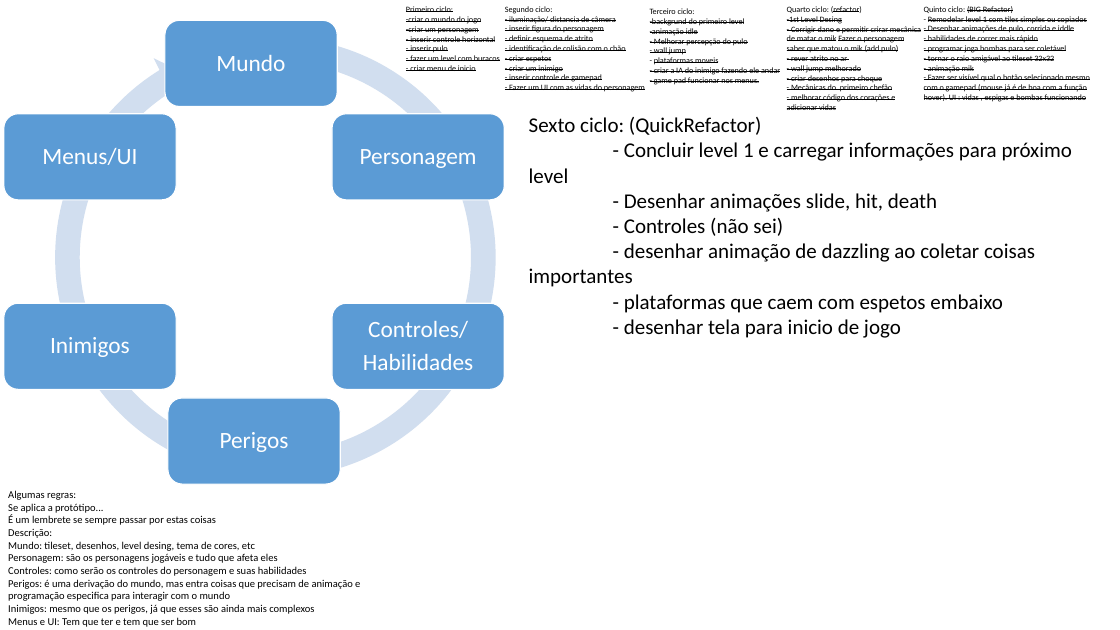
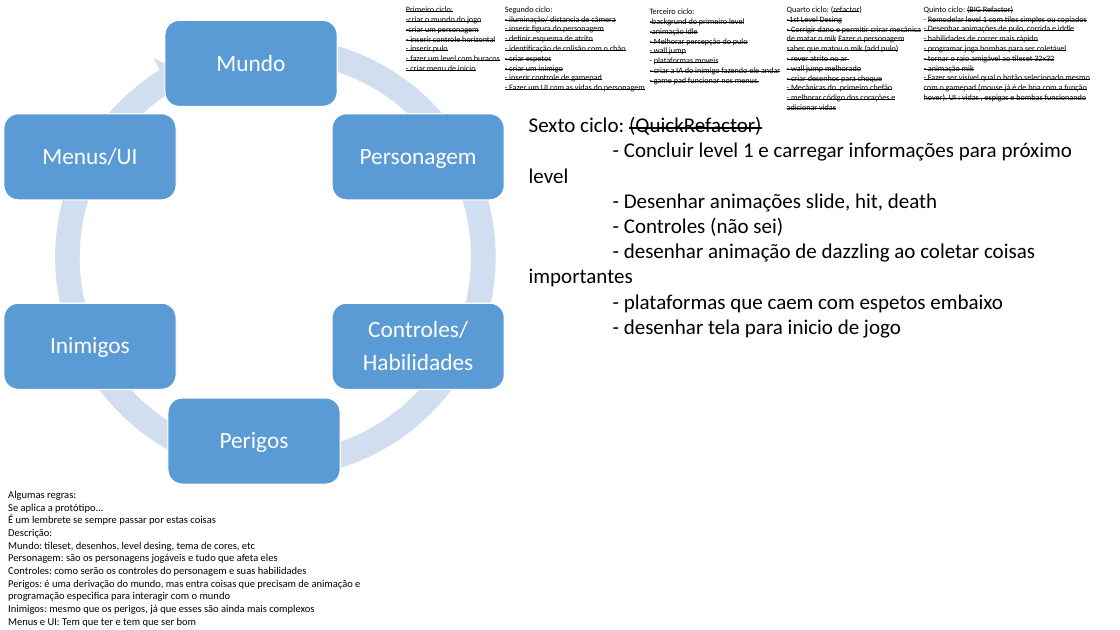
Before and after one commit to radfek/MilhoMen, a slide deck: slide 1 of Project Data/Ciclo de trabalho.pptx. Drawn at 1120x630 pixels with LibreOffice and Linux fonts; fonts in the diff are those of the drawing. Boxes give left, top, right and bottom in pixels: in the first picture for what was removed or moved away, otherwise in the second. Text is boxed around its words. In the diff, an @@ line names an element or a change of style, - is before the commit and + after.

```diff
--- a/Project Data/Ciclo de trabalho.pptx
+++ b/Project Data/Ciclo de trabalho.pptx
@@ text at (529, 117, 761, 135): strikethrough on in "(QuickRefactor)" @@
```
Also in this commit, not shown: 25 other files.
